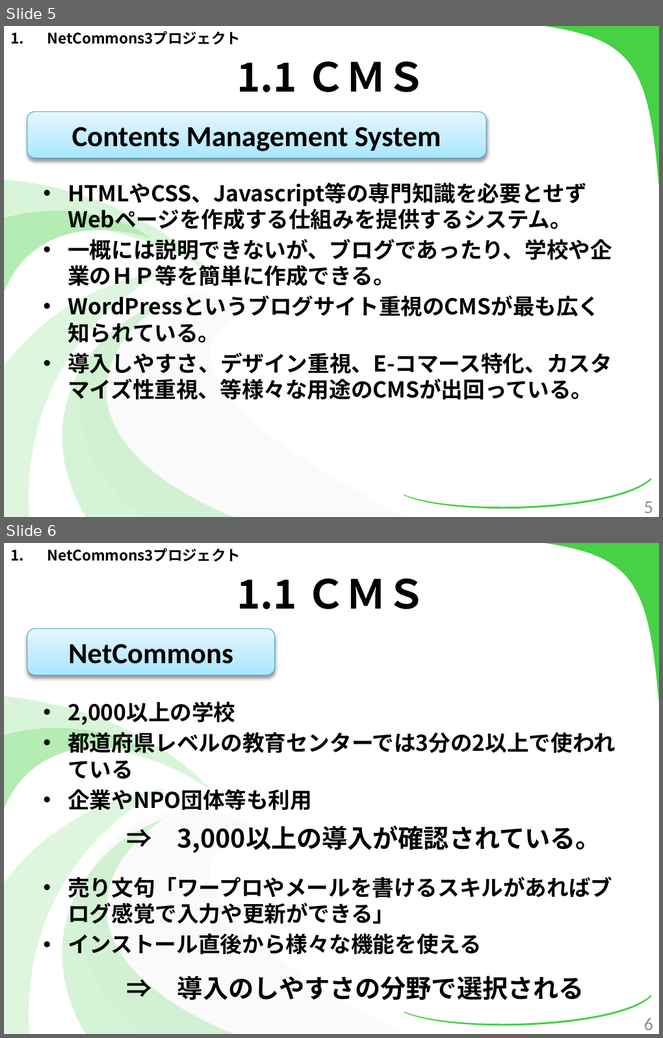
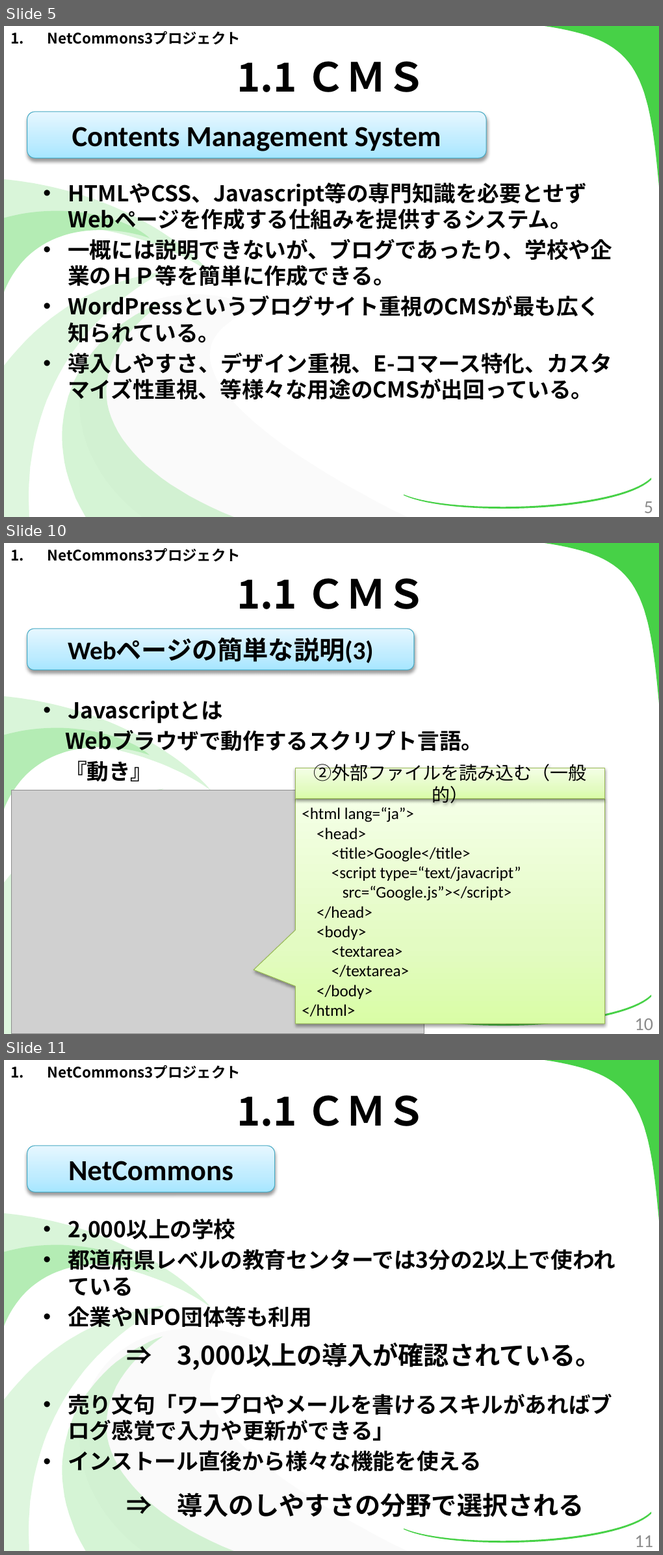
Before and after one commit to kotaro0717/Report-Management, a slide deck: PowerPoint/report_hokada.pptx. Shown one above the other, each under a label of ours: slides 5 and 6 before the commit, slides 5, 10 and 11 after it; the slides between them are not shown. The pictures are 663x1038 and 663x1555 pixels, drawn with LibreOffice and Linux fonts; fonts in the diff are those of the drawing; grey boxes stand for pictures. Boxes give left, top, right and bottom in pixels: in the first picture for what was removed or moved away, otherwise in the second. Text is boxed around its words. In the diff, an @@ line names an element or a change of style, - is before the commit and + after.

Commit message:
パワポWebページの説明追加中

```diff
--- a/PowerPoint/report_hokada.pptx
+++ b/PowerPoint/report_hokada.pptx
@@ slide 10 added at (4, 543, 659, 1034), background #FFFFFF; not listed: 7 template elements that a slide beside it also shows @@
@@ text added at (48, 548, 241, 562), 16 pt, text #000000, bold @@
+1. NetCommons3プロジェクト
@@ title added at (237, 578, 426, 609), 44 pt, text #000000, bold @@
+1.1 ＣＭＳ
@@ rounded rectangle added at (27, 629, 414, 670), fill gradient #A7E6FF to #C1EDFF to #E7F8FF, outline #46AAC5 0.75 pt, 28 pt, text #000000, bold @@
+Webページの簡単な説明(3)
@@ text added at (65, 700, 483, 782), 24 pt, text #000000, bold @@
+• Javascriptとは
+Webブラウザで動作するスクリプト言語。
+『動き』
@@ rectangle added at (296, 769, 605, 799), fill gradient #DAFDA7 to #E4FCC2 to #F5FFE7, outline #98B955 0.75 pt, 20 pt, text #000000 @@
+②外部ファイルを読み込む（一般的）
@@ picture added at (12, 791, 425, 1034) @@
@@ speech box added at (296, 799, 605, 1025), fill gradient #DAFDA7 to #E4FCC2 to #F5FFE7, outline #98B955 0.75 pt, 18 pt, text #000000 @@
+<html lang=“ja”>
+<head>
+<title>Google</title>
+<script type=“text/javacript”
+src=“Google.js”></script>
+</head>
+<body>
+<textarea>
+</textarea>
+</body>
+</html>
@@ page number added at (635, 1019, 653, 1031), 20 pt, text #8C8C8C @@
+10
@@ what was slide 6 is now slide 11 @@
@@ page number at (635, 1536, 653, 1548): text changed @@
-6
+11
```
Also in this commit, not shown: 2 slides changed, 4 other slides added.
